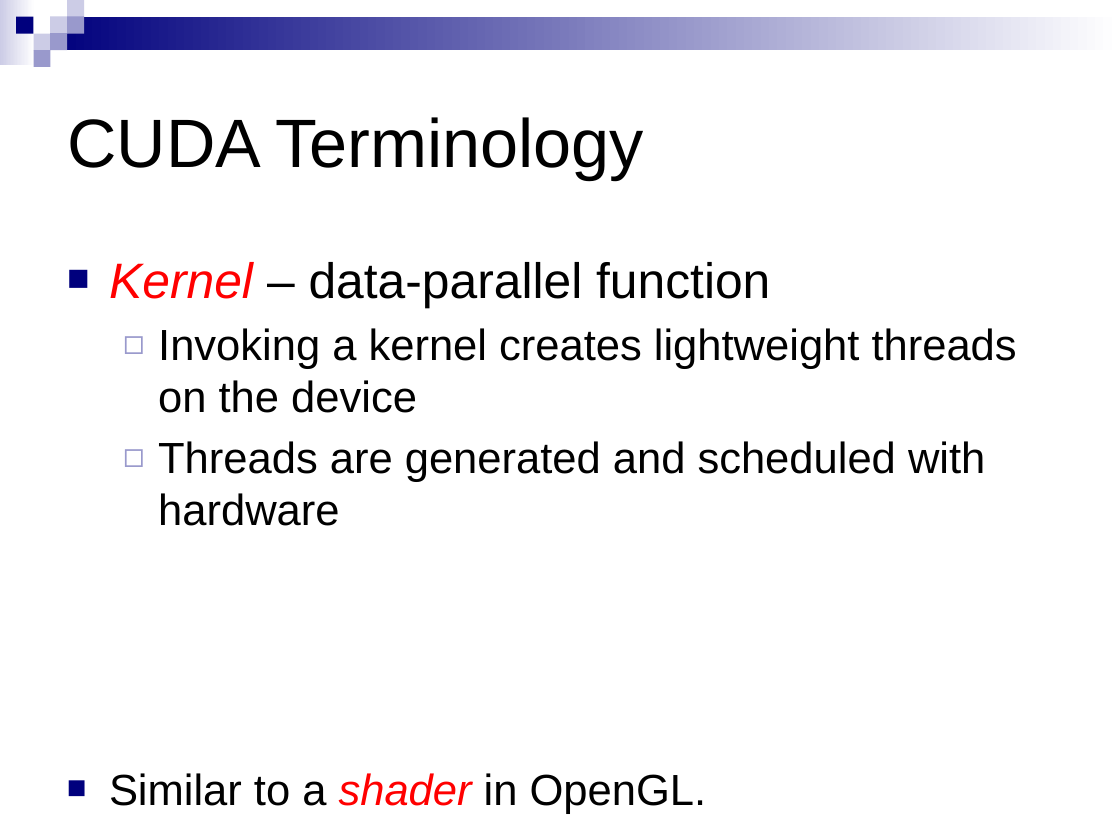
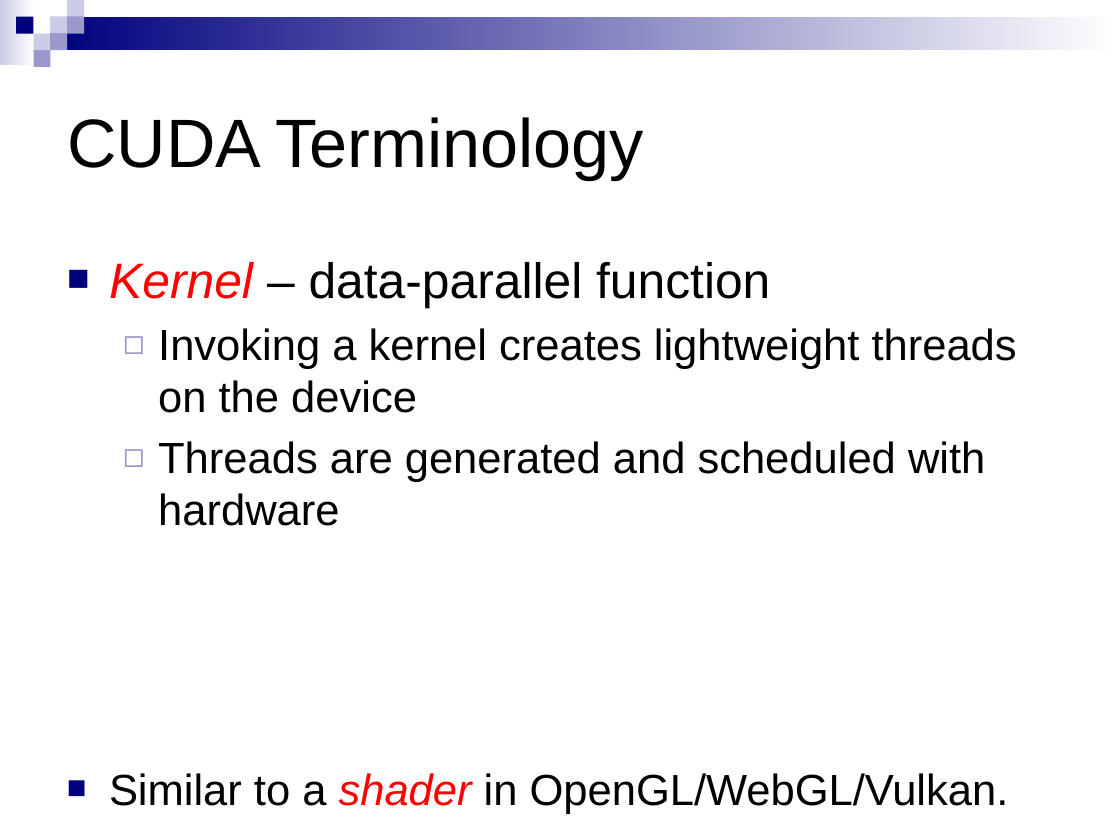
Before and after one commit to CIS565-Fall-2016/cis565-fall-2016.github.io, a slide deck: slide 5 of lectures/1-CUDA-Introduction-1.pptx. Drawn at 1120x840 pixels with LibreOffice and Linux fonts; fonts in the diff are those of the drawing. Boxes give left, top, right and bottom in pixels: in the first picture for what was removed or moved away, otherwise in the second. Text is boxed around its words. In the diff, an @@ line names an element or a change of style, - is before the commit and + after.

Commit message:
Tweak CUDA intro slides

```diff
--- a/lectures/1-CUDA-Introduction-1.pptx
+++ b/lectures/1-CUDA-Introduction-1.pptx
@@ text at (x1=109, y1=773, x2=1009, y2=814): text changed @@
-■ Similar to a shader in OpenGL.
+■ Similar to a shader in OpenGL/WebGL/Vulkan.
```
Also in this commit, not shown: 5 other slides changed, 1 other file.
